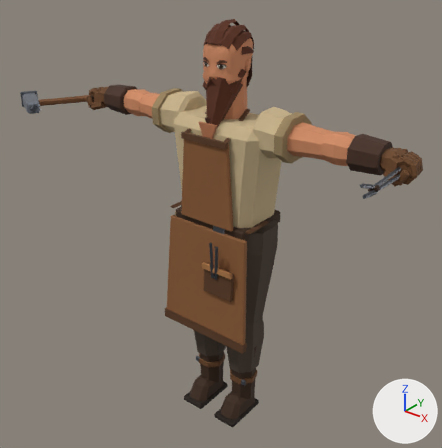
Two versions of the glTF model assets/models/blacksmith.glb, one commit apart.
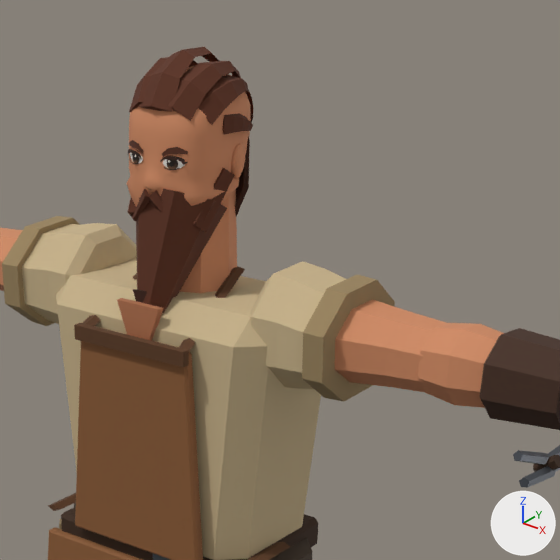
There are two pictures of each version: one whole from a camera (50 mm lens) standing at (1.468, -1.881, 2.115) and looking at (-0.03, -0.008, 0.954), one close up on the part from 34% to 86% of the width and 0% to 51% of the height. Every picture has the same lights, and +X, +Y and +Z are marked at lower right. The first two pictures are the older version. Vertices at exactly the same position are counted once.

Objects in the first close-up: 'Blacksmith', 'Tongs'.
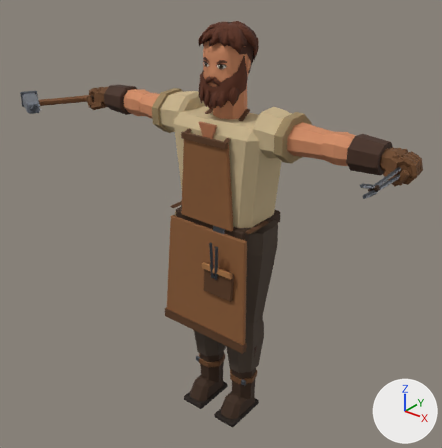
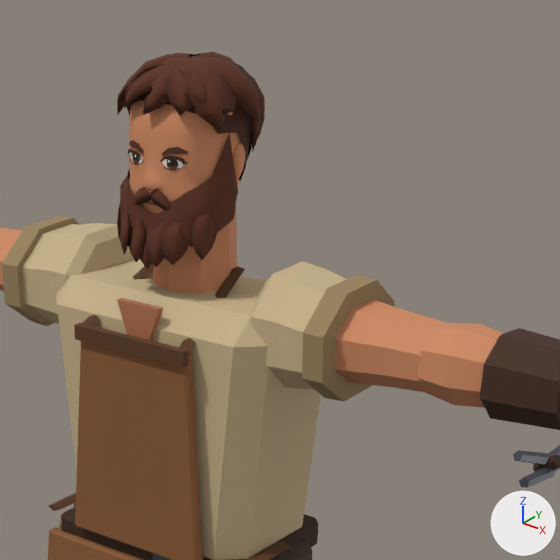
Changed parts and their boxes (x1, y1, x2, y2) in the close-ups (560 x 560 px):
'Blacksmith', reshaped
    before: (0, 47, 560, 560)
    after: (0, 52, 560, 560)
part 1 of me_blacksmith, deleted (mostly hidden)
    before: (133, 289, 147, 303)
part 2 of me_blacksmith, built on
    before: (128, 50, 253, 313)
    after: (117, 52, 265, 269)
part 3 of me_blacksmith, recoloured
    before: (165, 47, 225, 121)
    after: (249, 116, 259, 149)

The change in detail:
Material 'b_hair_mid' (mat_b_hair_mid) is new.
Its base color is (0.0685, 0.0176, 0.00605) (brown #4a2412).
Its roughness is 0.9.
me_blacksmith is used by ob_blacksmith; location (0.0, 0.0, 0.0).
me_blacksmith had 2812 vertices, 4966 faces and spanned x -0.81..0.81, y -0.21..0.14, z 0.0..1.8.
me_blacksmith now has 3296 vertices, 5750 faces and spans x -0.81..0.81, y -0.21..0.14, z 0.0..1.8.
me_blacksmith part 1: the loose piece of 10 vertices spanning x -0.02..0.03, y -0.12..-0.08, z 1.39..1.45 is deleted.
me_blacksmith part 2: 126 vertices moved from x -0.09..0.09, y -0.1..0.12, z 1.41..1.8 to x -0.09..0.1, y -0.1..0.12, z 1.56..1.8; 202 vertices removed from x -0.09..0.09, y -0.12..0.12, z 1.41..1.78; 696 vertices added at x -0.1..0.1, y -0.12..0.12, z 1.49..1.8.
me_blacksmith part 3: 37 faces spanning x -0.09..0.09, y 0.03..0.11, z 1.63..1.73 switch from mat_b_hair (brown #5a2c16) to mat_b_hair_d (brown #3a1c0e).
me_blacksmith gains material mat_b_hair_mid (brown #4a2412).
